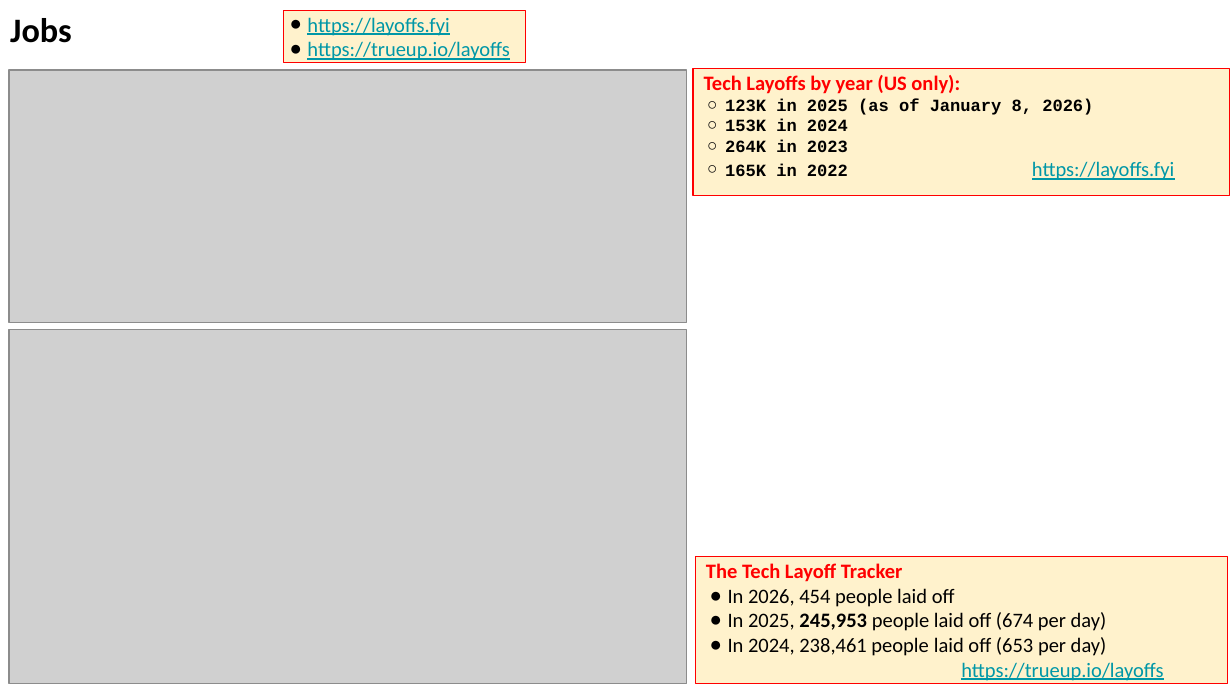
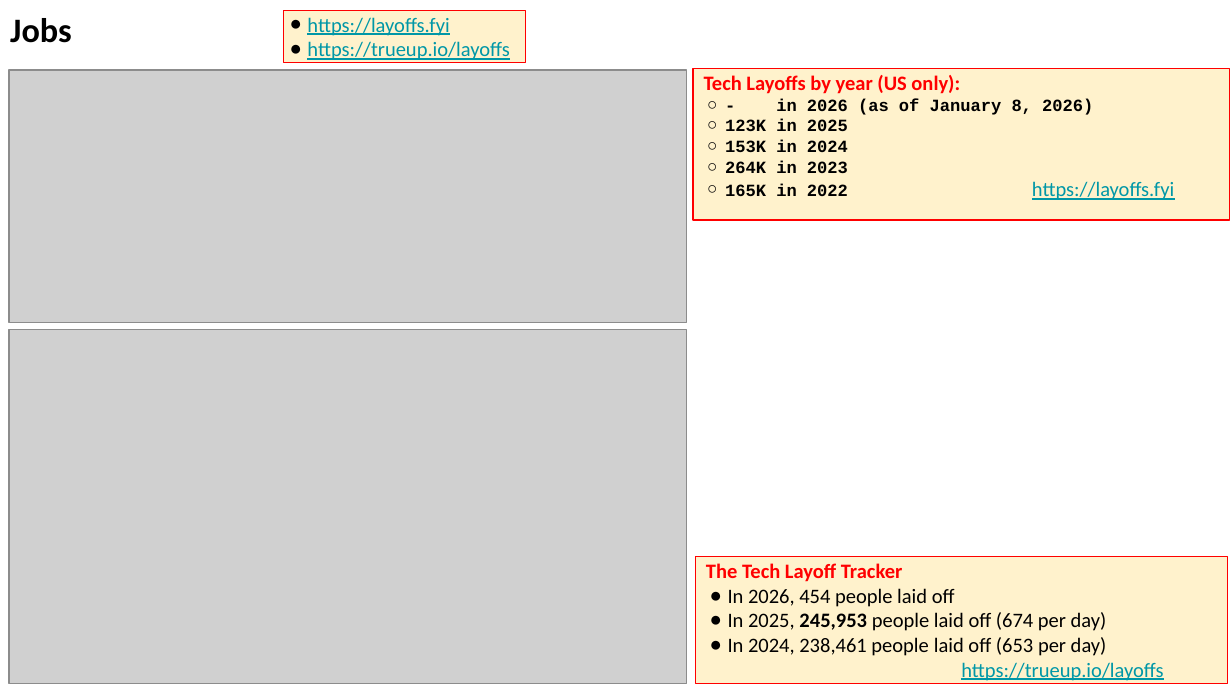
Before and after one commit to lselector/seminar, a slide deck: slide 27 of 2026/2026-01-09-AI-Updates.pptx (slide 25 before the commit). Drawn at 1232x693 pixels with LibreOffice and Linux fonts; fonts in the diff are those of the drawing; grey boxes stand for pictures. Boxes give left, top, right and bottom in pixels: in the first picture for what was removed or moved away, otherwise in the second. Text is boxed around its words. In the diff, an @@ line names an element or a change of style, - is before the commit and + after.

```diff
--- a/2026/2026-01-09-AI-Updates.pptx
+++ b/2026/2026-01-09-AI-Updates.pptx
@@ rectangle "Tech Layoffs by year (US ...": place and size @@
-rectangle "Tech Layoffs by year (US ..." at bbox=[694, 69, 1230, 196]
+rectangle "Tech Layoffs by year (US ..." at bbox=[694, 69, 1230, 221]
@@ text in rectangle at bbox=[725, 98, 1093, 131]: text changed @@
-  ○ 123K in 2025 (as of January 8, 2026)
+  ○ - in 2026 (as of January 8, 2026)
+  ○ 123K in 2025
```
Also in this commit, not shown: 7 other slides changed, 2 slides added.
